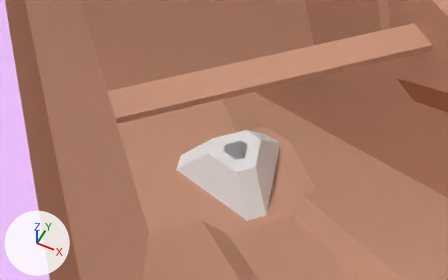
The Blender file assets/lvl/Isca.blend as it was, and as the next commit left it.
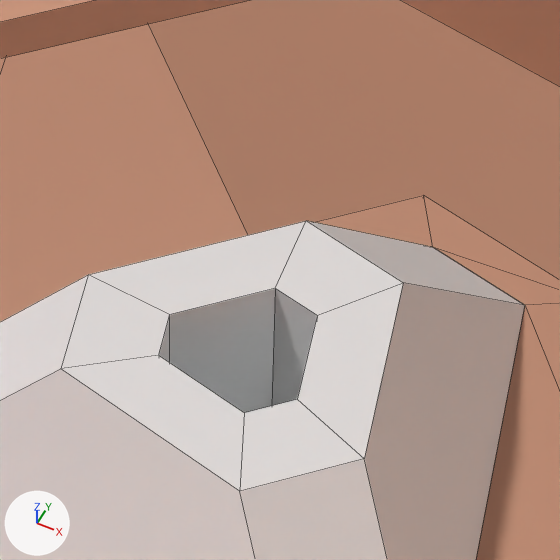
Old and new are each drawn from a 50 mm camera at (29.24, -23.99, 52.32) aimed at (19.58, -4.67, 28.17) and again close up on the part from 44% to 64% of the width and 34% to 65% of the height. Every picture has the same lights, and +X, +Y and +Z are marked at lower left. The close-ups show mesh edges as thin lines.

The first close-up shows 'Cube.000_proxy', 'bsp_model_0.006'.
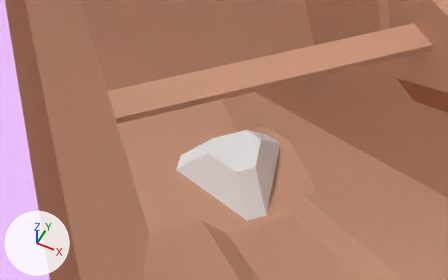
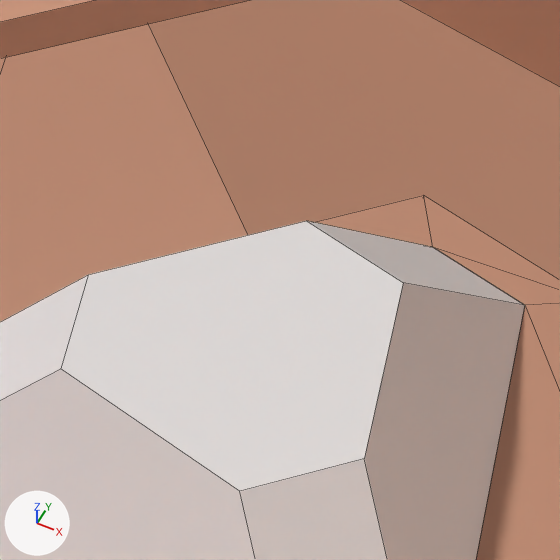
The edits, one by one:
me_cube_003 is used by ob_cube_000_proxy; location (20.585, -5.255, 26.762); rotation (0.0, 0.0, 1.309), in degrees (0, 0, 75).
me_cube_003 had 24 vertices, 19 faces and spanned x -2.0..3.12, y -2.96..2.96, z 0.0..1.76.
me_cube_003 now has 12 vertices, 7 faces and spans x -2.0..3.12, y -2.96..2.96, z 0.0..1.76.
Part 1, on me_cube_003:
12 vertices are removed from x -0.51..0.64, y -0.66..0.66, z 0.25..1.76.
13 faces are deleted.
1 new face joins them.
me_cube_003 no longer uses material mat_inaccessible_001 (white #ffffff).

Location of each change, [x1, y1, x2, y2] in pixels of the close-ups (560 x 560 px):
part 1 of me_cube_003, cut back
    both: [61, 221, 403, 491]
